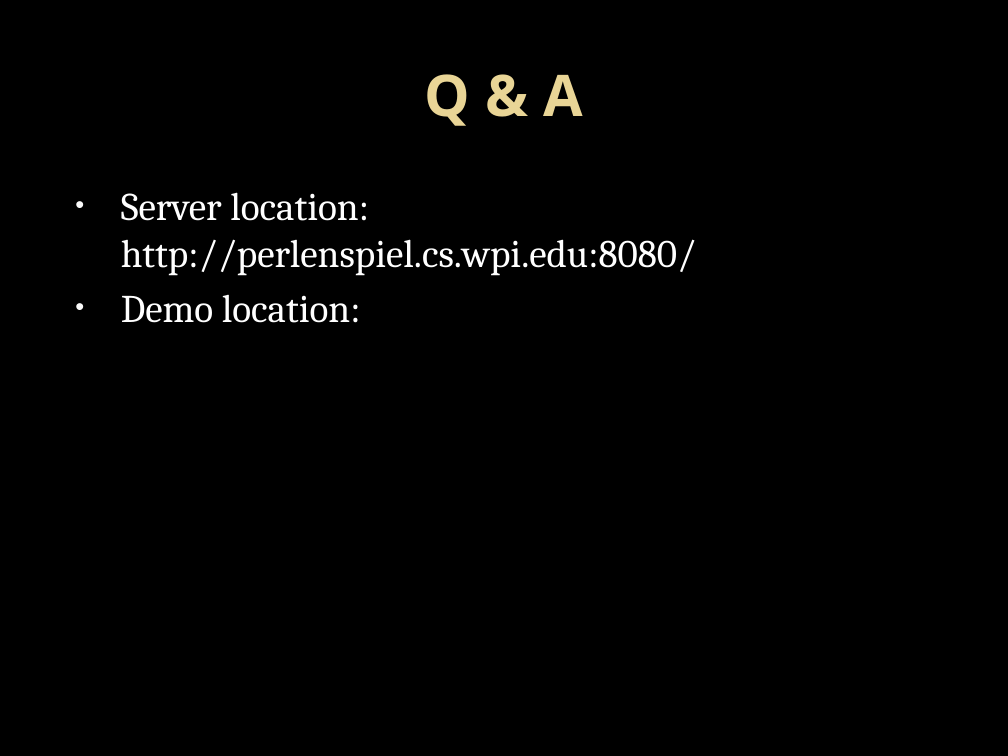
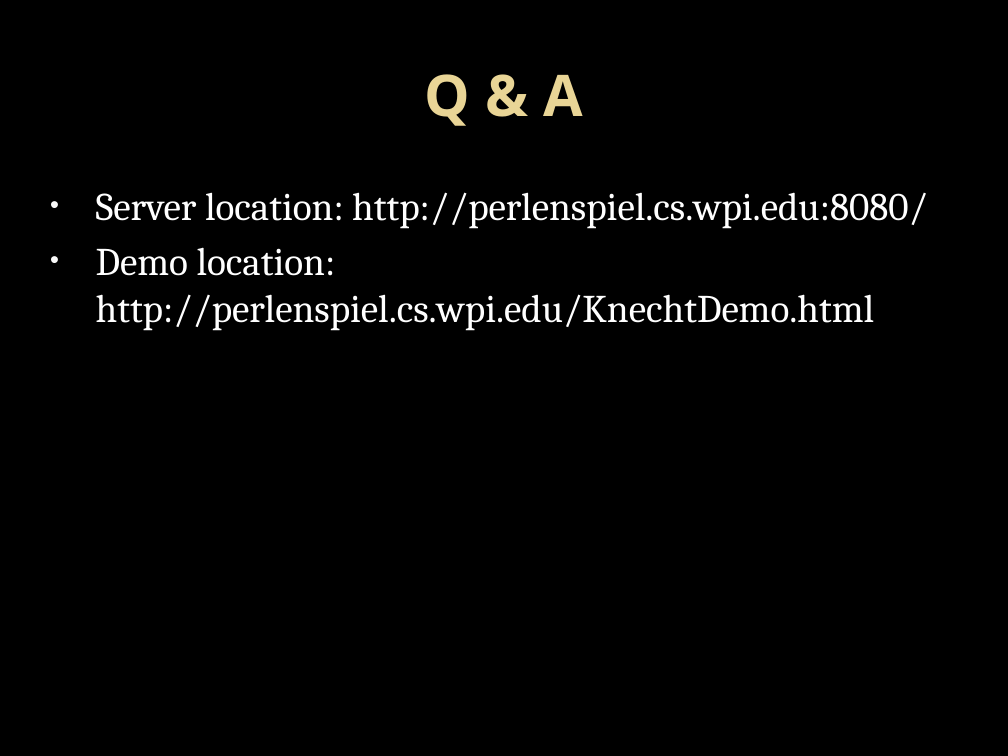
Before and after one commit to ProfBMoriarty/Knecht, a slide deck: slide 13 of Knecht.pptx (slide 19 before the commit). Drawn at 1008x756 pixels with LibreOffice and Linux fonts; fonts in the diff are those of the drawing; background and template pictures are left out. Boxes give left, top, right and bottom in pixels: in the first picture for what was removed or moved away, otherwise in the second. Text is boxed around its words. In the diff, an @@ line names an element or a change of style, - is before the commit and + after.

Commit message:
Posted PowerPoint
Going to make a better version of the multiplayer demo, but this is
feature complete.

```diff
--- a/Knecht.pptx
+++ b/Knecht.pptx
@@ text "Server location: http://perlenspiel.cs.wpi.edu:8080/": place and size @@
-text "Server location: http://perlenspiel.cs.wpi.edu:8080/" at (121, 192, 697, 323)
+text "Server location: http://perlenspiel.cs.wpi.edu:8080/" at (96, 192, 928, 331)
@@ text at (96, 247, 875, 331): text changed @@
-• Demo location:
+• Demo location: http://perlenspiel.cs.wpi.edu/KnechtDemo.html
```
Also in this commit, not shown: 9 other slides changed, 2 slides added, 8 slides removed.
